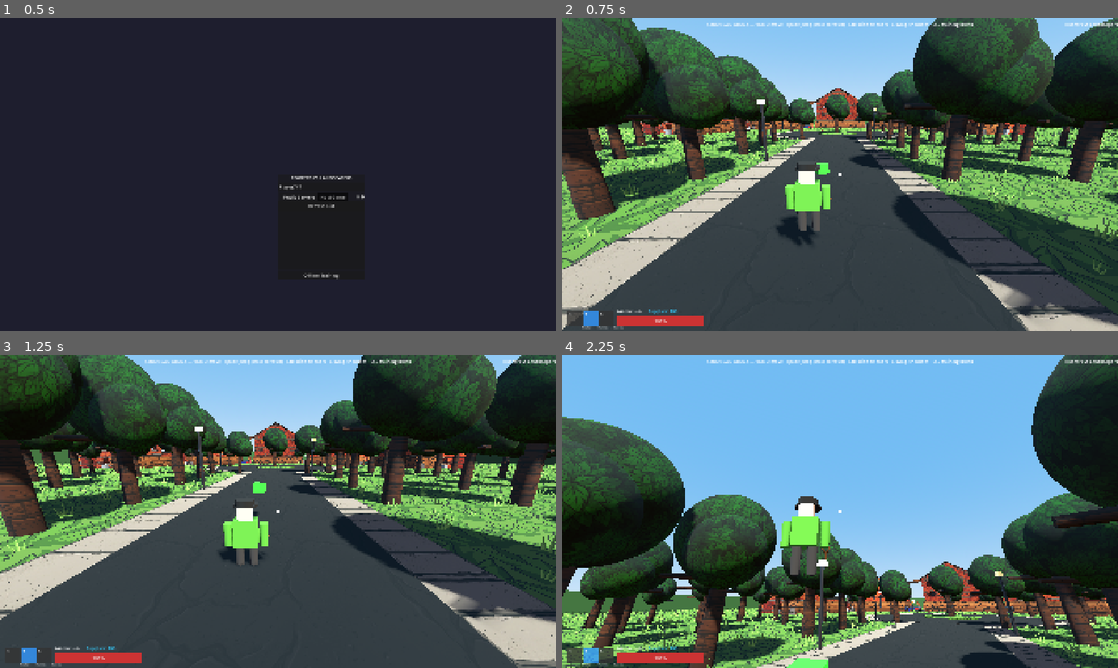
Above: before the commit, frames 1-4 (two rows, left to right).
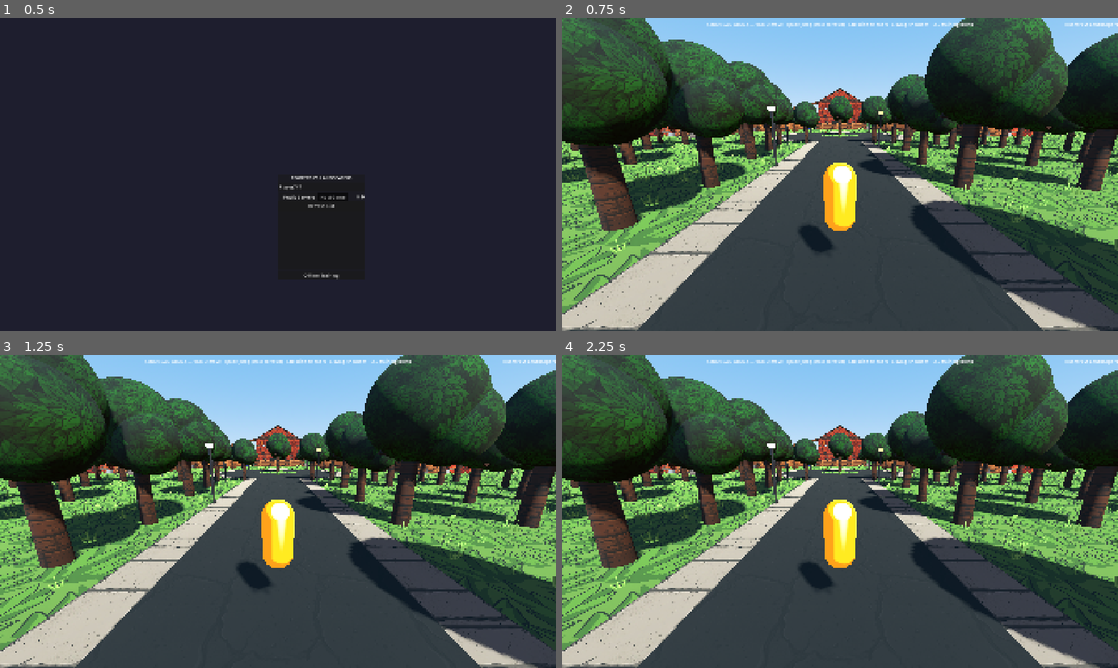
Above: after the commit, the same moments.

Repository: bzeitel25/RoofersVsLandscapers
Game: Godot game, scene res://scenes/main/main_menu.tscn
Same seed, same stepped clock (60 frames per second), same inputs: the game is played once before the commit and once after it.
Inputs (mouse positions are in pixels of both pictures, inside the frame that each line leads up to):
- Up to frame 1 (0.5 s): no input
- Up to frame 2 (0.75 s): click "Offline Training" at 0.5 s
- Up to frame 3 (1.25 s): no input
- Up to frame 4 (2.25 s): tap Enter at 1.25 s; move the mouse to (867, 511) at 1.27 s; hold F (interact) 1.28-2.03 s; hold W (move_forward) from 1.28 s (still down); tap Space (jump) at 1.52, 1.55, 1.82, 2.1 s; move the mouse to (812, 511) at 2.02 s

Frame 1 is identical in both runs. In frame 2, 43% of the frame differs, in the area x 0-100%, y 0-100%; in frame 3, 56%; in frame 4, 86%.
Error after the commit: Parse Error: Expected indented block after function declaration. (res://scripts/characters/player_character.gd:598)

Commit message:
Make tree branch interactable (F) to perch/crouch, shorten stickout, increase foliage transparency from inside

Diff:
--- a/scripts/characters/player_character.gd
+++ b/scripts/characters/player_character.gd
@@ -580,7 +580,22 @@
 # ================================================================
 # MOVEMENT — The Big 3D Shift
 # ================================================================
-# In 2D, input maps directly: press Right → move right.
+
+var is_perched: bool = false
+
+func perch(pos: Vector3) -> void:
+	is_perched = true
+	global_position = pos + Vector3(0, 0.4, 0)
+	velocity = Vector3.ZERO
+	if character_mesh:
+		character_mesh.scale = Vector3(1, 0.6, 1)
+
+func exit_perch() -> void:
+	is_perched = false
+	if character_mesh:
+		character_mesh.scale = Vector3(1, 1, 1)
+
+func _handle_movement(delta: float) -> void:
 # In 3D, input is RELATIVE TO THE CAMERA:
 #   Press W → move in the direction the CAMERA is facing
 #   Press A → move to the LEFT of the camera
@@ -614,6 +629,15 @@
 	var sprint_mult = sprint_multiplier if (_is_sprinting and zoom_speed_mult >= 1.0) else 1.0
 	var target_speed: float = (move_speed * sprint_mult) * zoom_speed_mult
 
+	if is_perched:
+		if Input.is_action_just_pressed("jump") or _input_dir.length() > 0.5:
+			exit_perch()
+			if Input.is_action_just_pressed("jump"):
+				velocity.y = jump_force
+		else:
+			velocity = Vector3.ZERO
+			return
+
 	if is_tarred:
 		target_speed *= 0.4 # 60% slow from tar
 
@@ -665,8 +689,8 @@
 	_is_on_ladder = false
 
 func _handle_gravity(delta: float) -> void:
-	if _is_on_ladder:
-		return # No gravity on ladders
+	if _is_on_ladder or is_perched:
+		return # No gravity on ladders or perches
 
 	if not is_on_floor():
 		# Apply gravity with fall multiplier for snappier feel
@@ -680,7 +704,7 @@
 
 
 func _handle_jump(delta: float) -> void:
-	if _is_on_ladder:
+	if _is_on_ladder or is_perched:
 		return
 
 	# Jump buffer: remember that the player pressed jump recently
--- a/scripts/environment/tree.gd
+++ b/scripts/environment/tree.gd
@@ -59,8 +59,8 @@
 	# Make canopy semi-transparent when the camera is inside it
 	leaf.cull_mode = BaseMaterial3D.CULL_DISABLED
 	leaf.distance_fade_mode = BaseMaterial3D.DISTANCE_FADE_PIXEL_DITHER
-	leaf.distance_fade_min_distance = 1.0 # Transparent when < 1m
-	leaf.distance_fade_max_distance = 3.5 # Opaque when > 3.5m
+	leaf.distance_fade_min_distance = 2.0 # Transparent when < 2.0m
+	leaf.distance_fade_max_distance = 5.0 # Opaque when > 5.0m
 
 	var trunk_h := 4.0 * scale_factor
 
@@ -84,26 +84,31 @@
 	add_child(trunk)
 
 	# Physical Branch (to perch/stand on inside the canopy)
+	var branch_body := StaticBody3D.new()
+	branch_body.collision_layer = 1 | 64 # Layer 1 (World) + Layer 7 (Interactable)
+	branch_body.set_script(load("res://scripts/environment/tree_branch.gd"))
+
 	var branch_cs := CollisionShape3D.new()
 	var branch_cyl := CylinderShape3D.new()
 	branch_cyl.radius = 0.15 * scale_factor
-	branch_cyl.height = 3.0 * scale_factor
+	branch_cyl.height = 1.6 * scale_factor # Shorter stick-out
 	branch_cs.shape = branch_cyl
-	branch_cs.rotation = Vector3(deg_to_rad(90), 0, randf_range(0, PI)) # Random horizontal angle
-	branch_cs.position = Vector3(0, trunk_h * 0.85, 0)
-	# Shift the branch out from the trunk slightly along its rotated local Z axis
-	branch_cs.position += branch_cs.transform.basis.y * (1.0 * scale_factor)
-	add_child(branch_cs)
+
+	branch_body.rotation = Vector3(deg_to_rad(90), 0, randf_range(0, PI)) # Random horizontal angle
+	branch_body.position = Vector3(0, trunk_h * 0.85, 0)
+	branch_body.position += branch_body.transform.basis.y * (0.6 * scale_factor) # Shift out slightly
+	branch_body.add_child(branch_cs)
 
 	var branch_mesh := MeshInstance3D.new()
 	var bm := CylinderMesh.new()
 	bm.top_radius = 0.12 * scale_factor
 	bm.bottom_radius = 0.18 * scale_factor
-	bm.height = 3.0 * scale_factor
+	bm.height = 1.6 * scale_factor
 	branch_mesh.mesh = bm
 	branch_mesh.material_override = bark
-	branch_mesh.transform = branch_cs.transform
-	add_child(branch_mesh)
+	branch_body.add_child(branch_mesh)
+
+	add_child(branch_body)
 
 	# Canopy (visual only) — all children topple together when we rotate this body.
 	var c1 := MeshInstance3D.new()
--- /dev/null
+++ b/scripts/environment/tree_branch.gd
@@ -0,0 +1,5 @@
+extends StaticBody3D
+
+func interact(player: Node3D) -> void:
+	if player.has_method("perch"):
+		player.perch(global_position)
